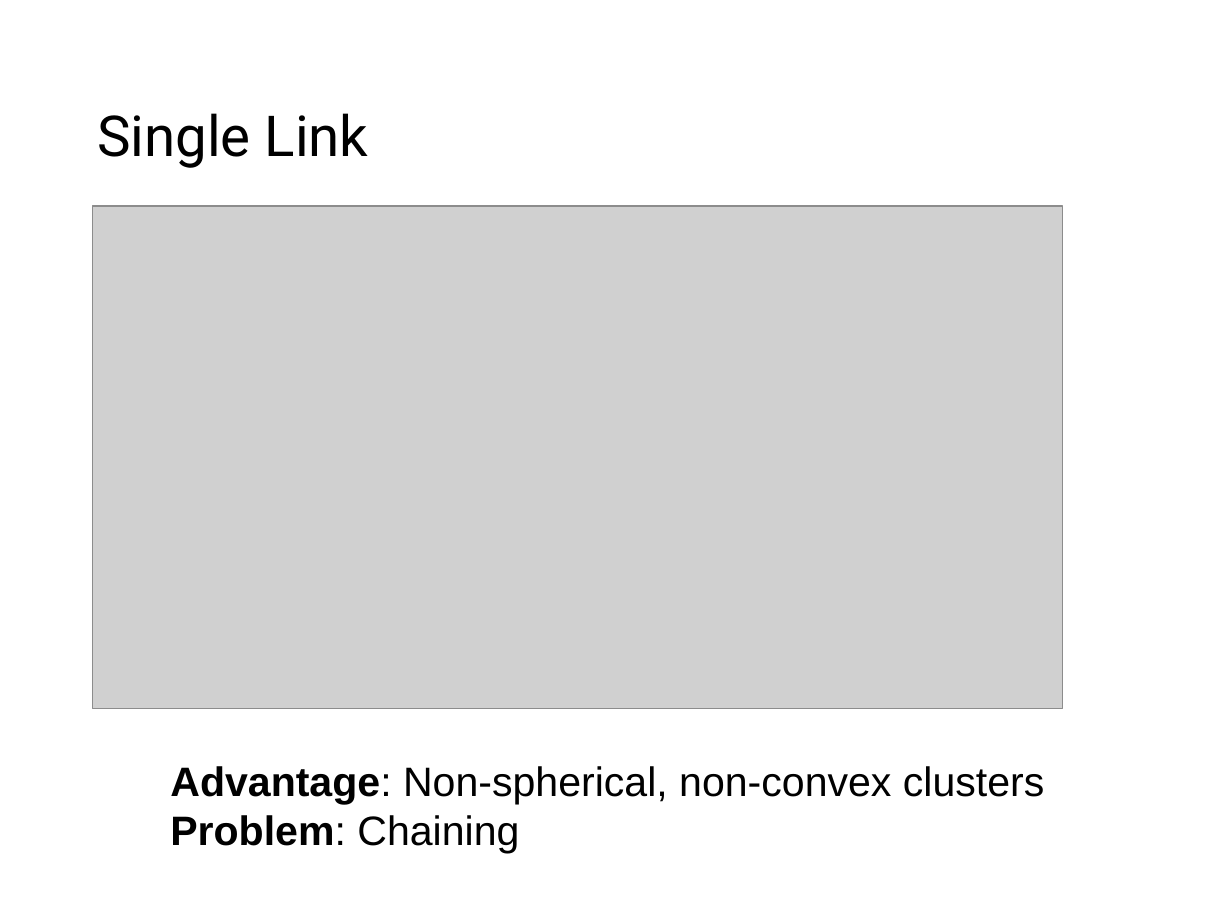
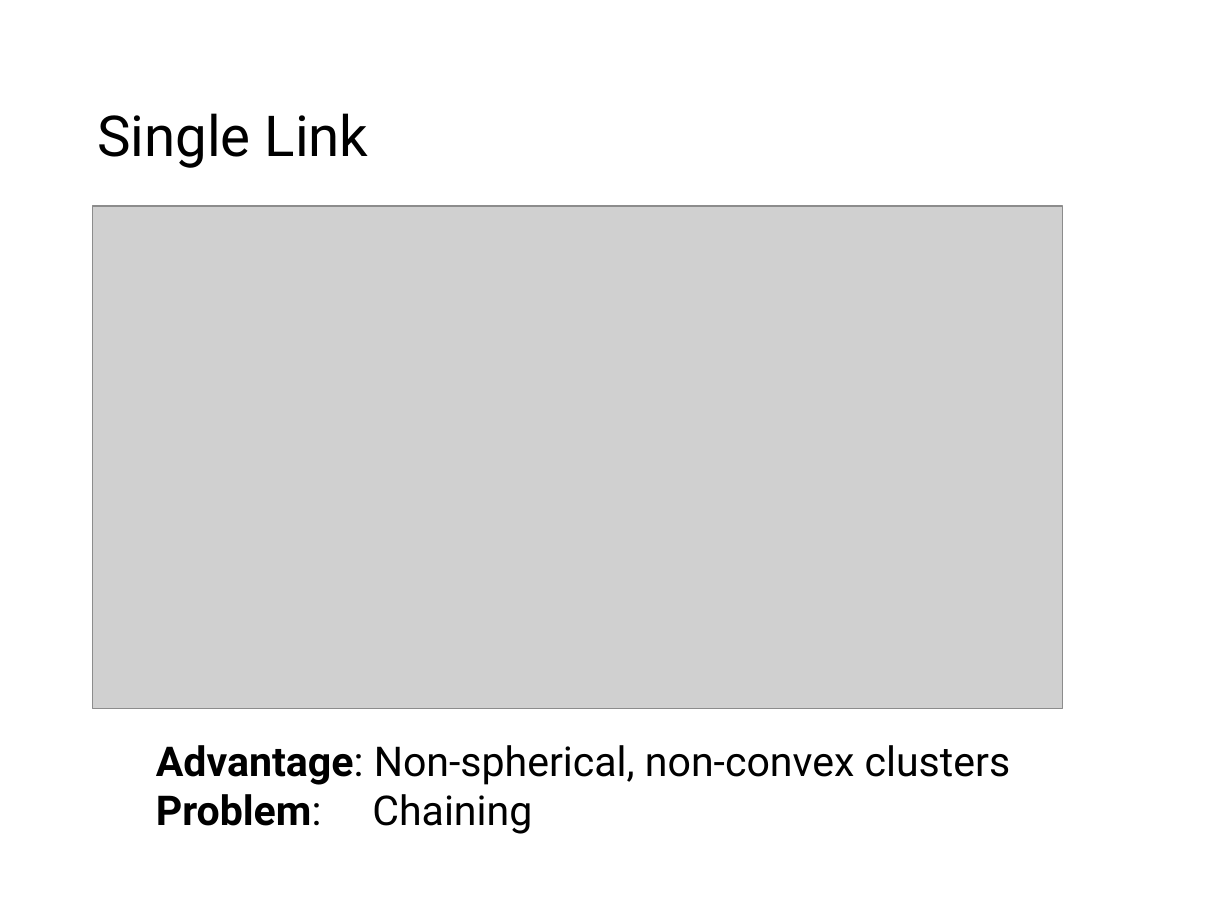
Before and after one commit to mhahsler/Introduction_to_Data_Mining_R_Examples, a slide deck: slide 53 of slides/chap7_basic_cluster_analysis.pptx. Drawn at 1232x924 pixels with LibreOffice and Linux fonts; fonts in the diff are those of the drawing; grey boxes stand for pictures. Boxes give left, top, right and bottom in pixels: in the first picture for what was removed or moved away, otherwise in the second. Text is boxed around its words. In the diff, an @@ line names an element or a change of style, - is before the commit and + after.

Commit message:
font and improved HC slides.

```diff
--- a/slides/chap7_basic_cluster_analysis.pptx
+++ b/slides/chap7_basic_cluster_analysis.pptx
@@ text "Advantage: Non-spherical, non-convex clusters": place and size @@
-text "Advantage: Non-spherical, non-convex clusters" at box(170, 766, 1044, 853)
+text "Advantage: Non-spherical, non-convex clusters" at box(156, 745, 1011, 834)
@@ text "Advantage: Non-spherical, non-convex clusters" at box(156, 745, 1011, 834): font Arial to Roboto @@
```
Also in this commit, not shown: 15 other slides changed, 1 other file.
